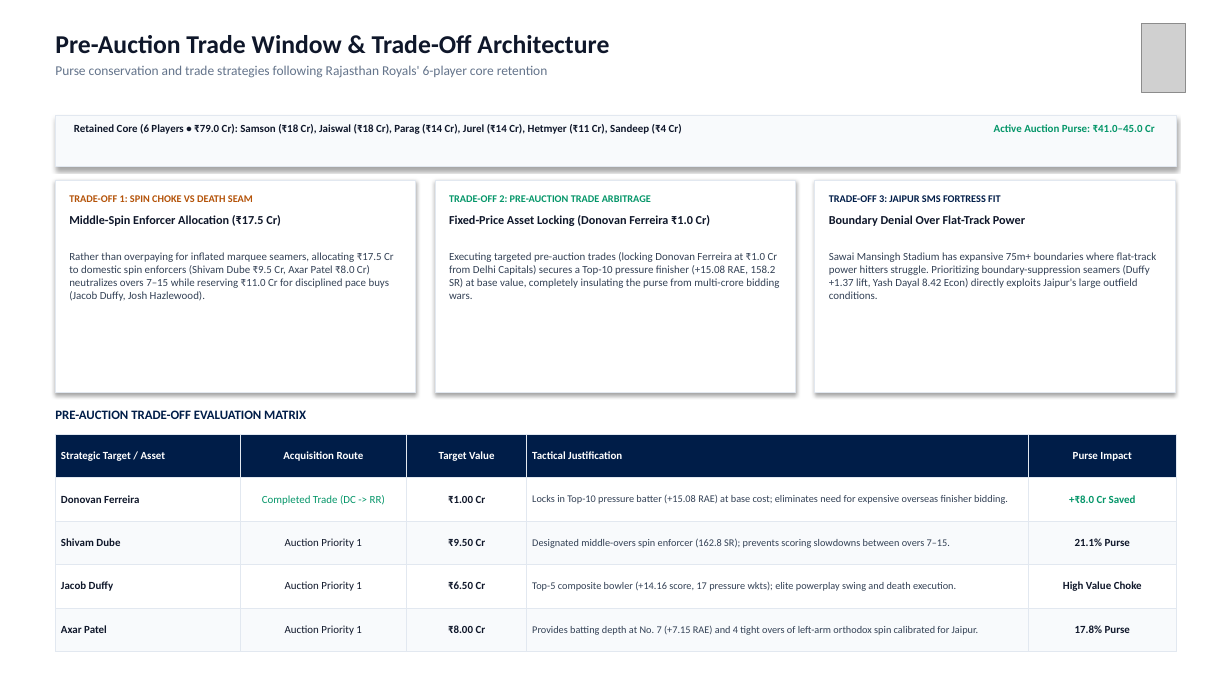
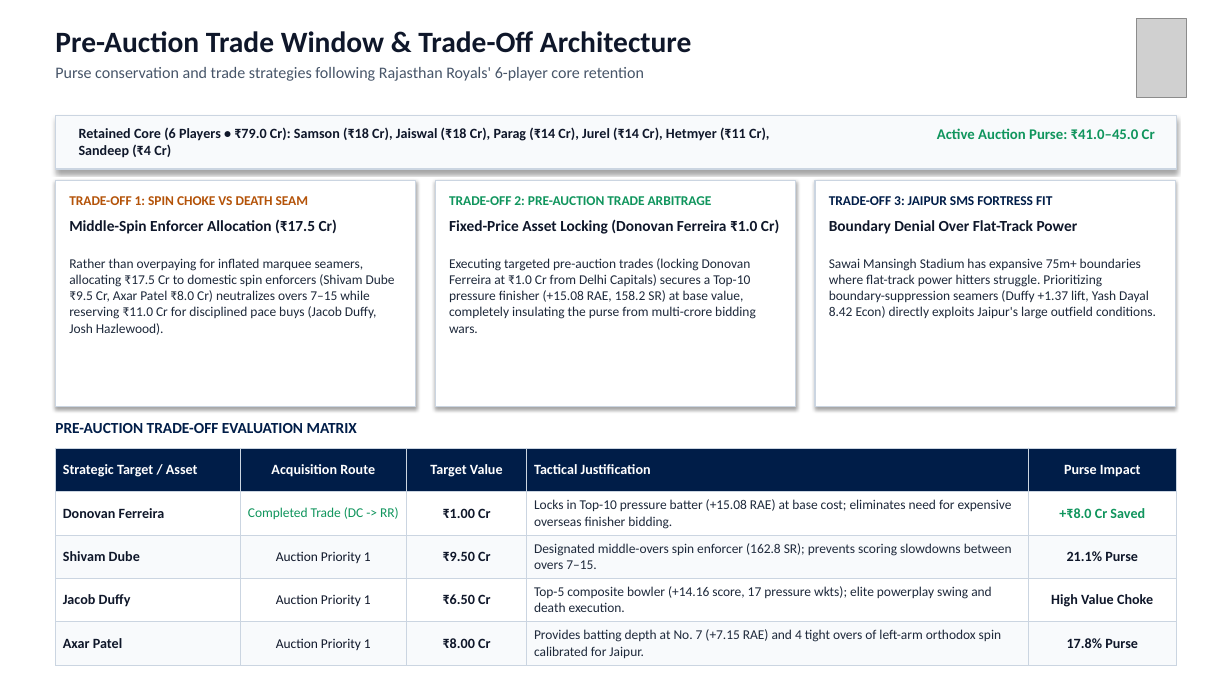
Before and after one commit to Ketanrawat2004/RR-Dashboard, a slide deck: slide 7 of pressure_output/RR_SupeRR_Selector_Season2_Ketan_Rawat.pptx. Drawn at 1232x693 pixels with LibreOffice and Linux fonts; fonts in the diff are those of the drawing; grey boxes stand for pictures. Boxes give left, top, right and bottom in pixels: in the first picture for what was removed or moved away, otherwise in the second. Text is boxed around its words. In the diff, an @@ line names an element or a change of style, - is before the commit and + after.

Commit message:
feat(presentation): complete overhaul with large high-contrast fonts, full-bleed images, and harmonized bowler KPI

```diff
--- a/pressure_output/RR_SupeRR_Selector_Season2_Ketan_Rawat.pptx
+++ b/pressure_output/RR_SupeRR_Selector_Season2_Ketan_Rawat.pptx
@@ text "Pre-Auction Trade Window & Trade-Off ..." at <box>55,31,692,81</box>: size 20 to 23 pt in "Pre-Auction Trade Window & Trade-Off Architecture"; size 10.5 to 12.5 pt, text colour #64748B to #475569 in "Purse conservation and trade strategies following Rajasthan ..." @@
@@ picture: place and size @@
-picture at <box>1141,23,1186,92</box>
+picture at <box>1137,18,1187,97</box>
@@ text "Retained Core (6 Players • ..." at <box>79,127,770,158</box>: size 8.5 to 11 pt @@
@@ text "Active Auction Purse: ₹41.0–45.0 Cr" at <box>937,128,1155,139</box>: size 8.5 to 11.5 pt, text colour #059669 to #10955D @@
@@ rectangle: place and size @@
-rectangle at <box>55,180,416,393</box>
+rectangle at <box>55,180,416,407</box>
@@ text "TRADE-OFF 1: SPIN CHOKE VS ..." at <box>69,196,309,205</box>: size 8 to 10.5 pt @@
@@ rectangle: place and size @@
-rectangle at <box>435,180,796,393</box>
+rectangle at <box>435,180,796,407</box>
@@ text "TRADE-OFF 2: PRE-AUCTION TRADE ARBITRAGE" at <box>449,196,712,205</box>: size 8 to 10.5 pt, text colour #059669 to #10955D @@
@@ outline #E2E8F0 0.75 pt to #CBD5E1 1 pt in 4 elements at <box>55,116,1177,169</box>, <box>55,180,416,407</box>, <box>435,180,796,407</box>, <box>815,180,1176,407</box> @@
@@ rectangle: place and size @@
-rectangle at <box>815,180,1176,393</box>
+rectangle at <box>815,180,1176,407</box>
@@ text "TRADE-OFF 3: JAIPUR SMS FORTRESS ..." at <box>829,196,1052,205</box>: size 8 to 10.5 pt @@
@@ size 9.5 to 12 pt in 3 elements at <box>69,219,337,234</box>, <box>449,219,779,234</box>, <box>829,220,1078,234</box> @@
@@ size 8.5 to 10.5 pt, text colour #334155 to #1E293B in 3 elements at <box>69,258,395,335</box>, <box>449,258,756,333</box>, <box>829,258,1156,319</box> @@
@@ text "PRE-AUCTION TRADE-OFF EVALUATION MATRIX": place and size @@
-text "PRE-AUCTION TRADE-OFF EVALUATION MATRIX" at <box>55,410,306,419</box>
+text "PRE-AUCTION TRADE-OFF EVALUATION MATRIX" at <box>55,423,357,433</box>
@@ text "PRE-AUCTION TRADE-OFF EVALUATION MATRIX" at <box>55,423,357,433</box>: size 10 to 12 pt @@
@@ table at <box>55,448,1177,665</box> @@
@@ size 8.5 to 11 pt in "Strategic Target / Asset", "Acquisition Route", "Target Value", "Tactical Justification" and 13 more places @@
@@ size 8.5 to 10.5 pt in "Completed Trade (DC -> RR)", "Auction Priority 1", "Auction Priority 1", "Auction Priority 1" @@
@@ text colour #059669 to #10955D in "Completed Trade (DC -> RR)", "+₹8.0 Cr Saved" @@
@@ size 8 to 10.5 pt, text colour #334155 to #1E293B in "Locks in Top-10 pressure batter (+15.08 RAE) ...", "Designated middle-overs spin enforcer (162.8 SR); prevents ...", "Top-5 composite bowler (+14.16 score, 17 pressure ...", "Provides batting depth at No. 7 (+7.15 ..." @@
@@ borders changed @@
@@ table: place and size @@
-table at <box>55,434,1177,652</box>
+table at <box>55,448,1177,665</box>
```
Also in this commit, not shown: 12 other slides changed, 5 other files.
